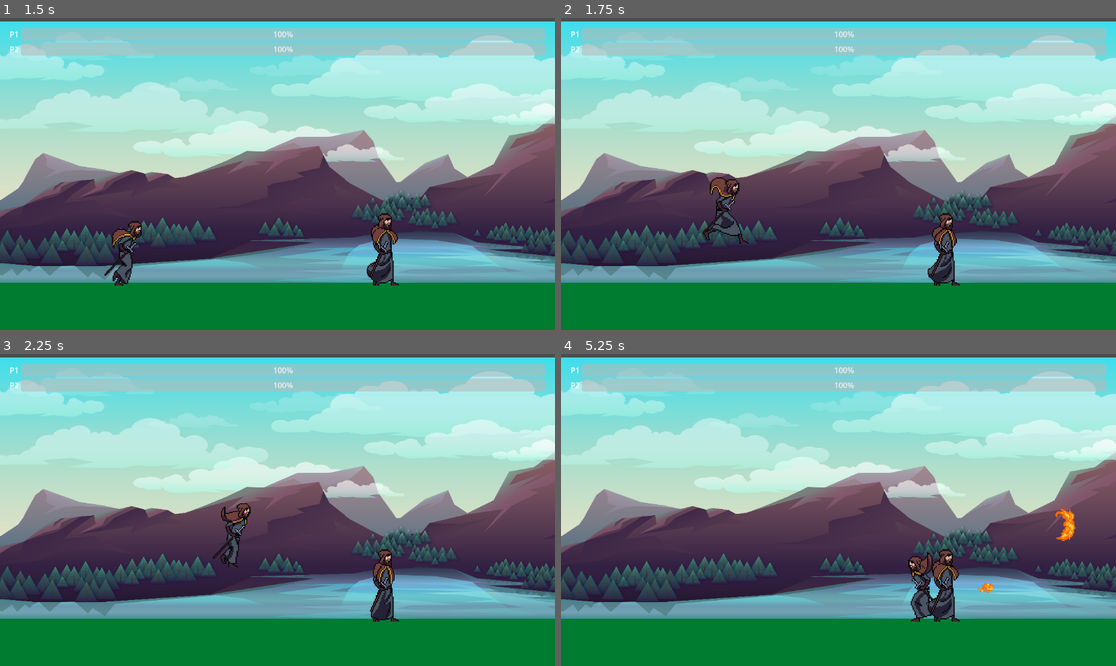
Above: before the commit, frames 1-4 (two rows, left to right).
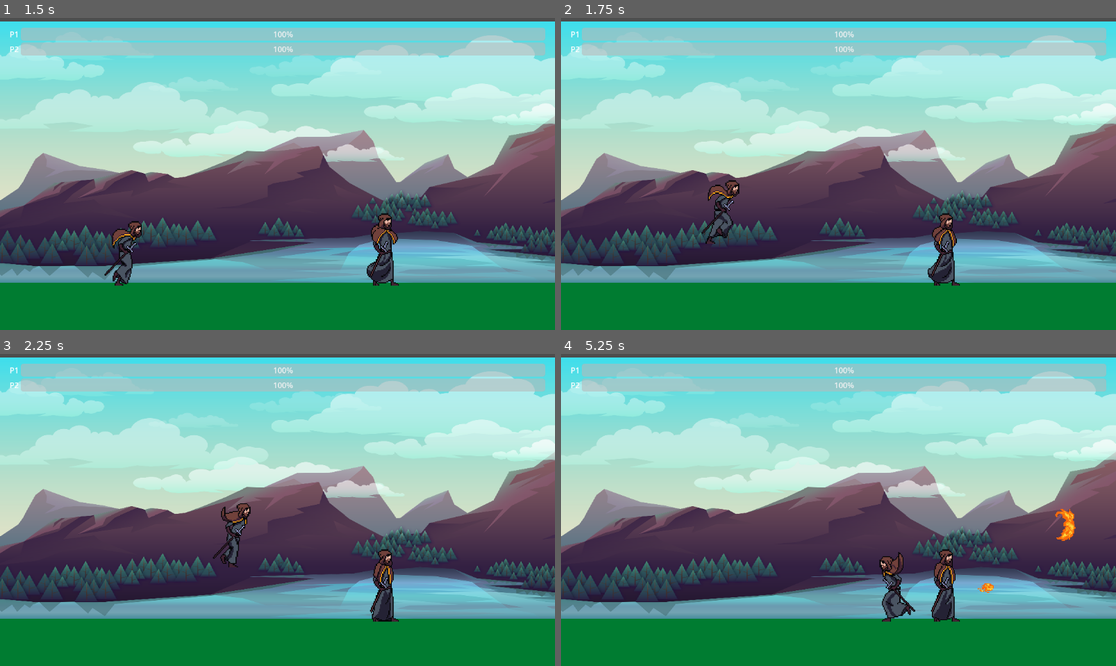
Above: after the commit, the same moments.

Repository: hqfrancheese/Comp159
Game: Godot game, scene res://scenes/MainMenu.tscn
The game is run twice, just before and just after one commit, with the same random seed, the same clock (stepped at 60 frames per second) and the same inputs.
Inputs:
- Up to frame 1 (1.5 s): click "Player vs Player" at 0.5 s; tap Enter at 1.25 s; hold D from 1.28 s (still down); tap H at 1.35 s
- Up to frame 2 (1.75 s): keep holding D; tap W at 1.52 s
- Up to frame 3 (2.25 s): keep holding D; tap J at 2.1 s
- Up to frame 4 (5.25 s): tap W at 2.27, 3.77, 4.52 s; release D at 2.78 s; hold A 2.78-3.53 s; tap F at 2.85 s; hold D 3.53-5.03 s; tap L at 3.6 s; tap G at 4.35 s; hold A from 5.03 s (still down); tap K at 5.1 s

Frame 1 is identical in both runs. In frame 2, 0.7% of the frame differs, in the area x 25-34%, y 51-73%; in frame 3, 0.2%; in frame 4, 1.6%, in the area x 57-72%, y 63-86%.

Commit message:
add block animation.
blocking logic doesnt work yet.

Diff:
--- a/scenes/Fighter.tscn
+++ b/scenes/Fighter.tscn
@@ -1,11 +1,20 @@
-[gd_scene load_steps=21 format=3 uid="uid://cakgslkcjmcvi"]
+[gd_scene load_steps=24 format=3 uid="uid://cakgslkcjmcvi"]
 
 [ext_resource type="Script" uid="uid://c1nc8e4dis5cg" path="res://scripts/Fighter.gd" id="1_5kbbp"]
 [ext_resource type="Texture2D" uid="uid://cp12y2buvpi1m" path="res://assets/sprites/Fire Wizard/Idle.png" id="2_qf0i6"]
+[ext_resource type="Texture2D" uid="uid://d1abiovw7hl57" path="res://assets/sprites/Fire Wizard/Attack_1.png" id="2_stky8"]
 [ext_resource type="Texture2D" uid="uid://wl612q2xxjmk" path="res://assets/sprites/Fire Wizard/Run.png" id="3_un5nr"]
 
 [sub_resource type="RectangleShape2D" id="RectangleShape2D_qf0i6"]
-size = Vector2(40, 149)
+size = Vector2(100, 149)
+
+[sub_resource type="AtlasTexture" id="AtlasTexture_4e5sj"]
+atlas = ExtResource("2_stky8")
+region = Rect2(256, 0, 128, 128)
+
+[sub_resource type="AtlasTexture" id="AtlasTexture_iohhj"]
+atlas = ExtResource("2_stky8")
+region = Rect2(384, 0, 128, 128)
 
 [sub_resource type="AtlasTexture" id="AtlasTexture_un5nr"]
 atlas = ExtResource("2_qf0i6")
@@ -71,6 +80,17 @@
 animations = [{
 "frames": [{
 "duration": 1.0,
+"texture": SubResource("AtlasTexture_4e5sj")
+}, {
+"duration": 1.0,
+"texture": SubResource("AtlasTexture_iohhj")
+}],
+"loop": true,
+"name": &"block",
+"speed": 8.0
+}, {
+"frames": [{
+"duration": 1.0,
 "texture": SubResource("AtlasTexture_un5nr")
 }, {
 "duration": 1.0,
@@ -129,16 +149,17 @@
 script = ExtResource("1_5kbbp")
 
 [node name="CollisionShape2D" type="CollisionShape2D" parent="."]
-visible = false
-position = Vector2(0, -74.5)
+position = Vector2(30, -74.5)
 shape = SubResource("RectangleShape2D_qf0i6")
 
 [node name="AnimatedSprite2D" type="AnimatedSprite2D" parent="."]
 position = Vector2(28.000002, -145)
 scale = Vector2(2.1601563, 2.2617188)
 sprite_frames = SubResource("SpriteFrames_ftax0")
-animation = &"run"
+animation = &"block"
 autoplay = "idle"
+frame = 1
+frame_progress = 0.029792404
 
 [node name="ColorRect" type="ColorRect" parent="."]
 visible = false
--- a/scripts/Fighter.gd
+++ b/scripts/Fighter.gd
@@ -3,6 +3,7 @@
 
 @export var player_number: int = 1
 @export var is_cpu: bool = false
+@onready var anim = $AnimatedSprite2D
 
 const SPEED = 300.0
 const JUMP_VELOCITY = -500.0
@@ -12,7 +13,7 @@
 
 var gravity = ProjectSettings.get_setting("physics/2d/default_gravity")
 var health: float = 100.0
-var is_blocking: bool = false
+var is_blocking = false
 var fireball_timer: float = 0.0
 var melee_timer: float = 0.0
 var is_attacking: bool = false
@@ -55,9 +56,11 @@
 		velocity.y += gravity * delta
 
 	# Face direction
-	if velocity.x != 0:
+	$AnimatedSprite2D.flip_h = facing < 0
+	if is_blocking:
+		$AnimatedSprite2D.play("block")
+	elif velocity.x != 0:
 		facing = sign(velocity.x)
-		$AnimatedSprite2D.flip_h = facing < 0
 		$AnimatedSprite2D.play("run")
 	else:
 		$AnimatedSprite2D.play("idle")
@@ -196,3 +199,10 @@
 
 func set_opponent(new_opponent: CharacterBody2D):
 	opponent = new_opponent
+
+func _input(event):
+	if event.is_action_pressed("block"):
+		is_blocking = true
+		anim.play("block")
+	elif event.is_action_released("block"):
+		is_blocking = false
--- a/scripts/Fireball.gd
+++ b/scripts/Fireball.gd
@@ -31,8 +31,9 @@
 	if body.has_method("take_damage"):
 		body.take_damage(DAMAGE)
 
-	queue_free()
-
+	if body.has_method("is_blocking") and body.is_blocking:
+		queue_free()
+		return
 
 func _on_animated_sprite_2d_animation_finished() -> void:
 	if anim.animation == "charge":
